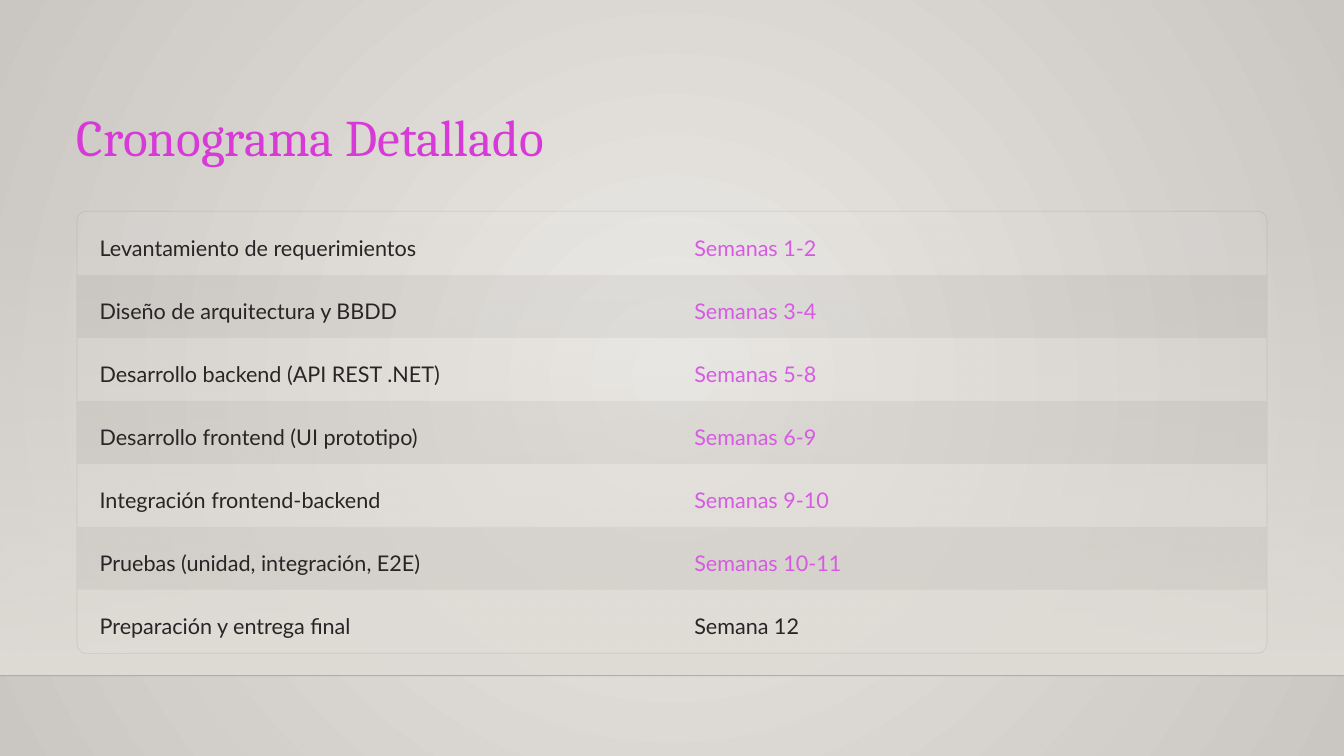
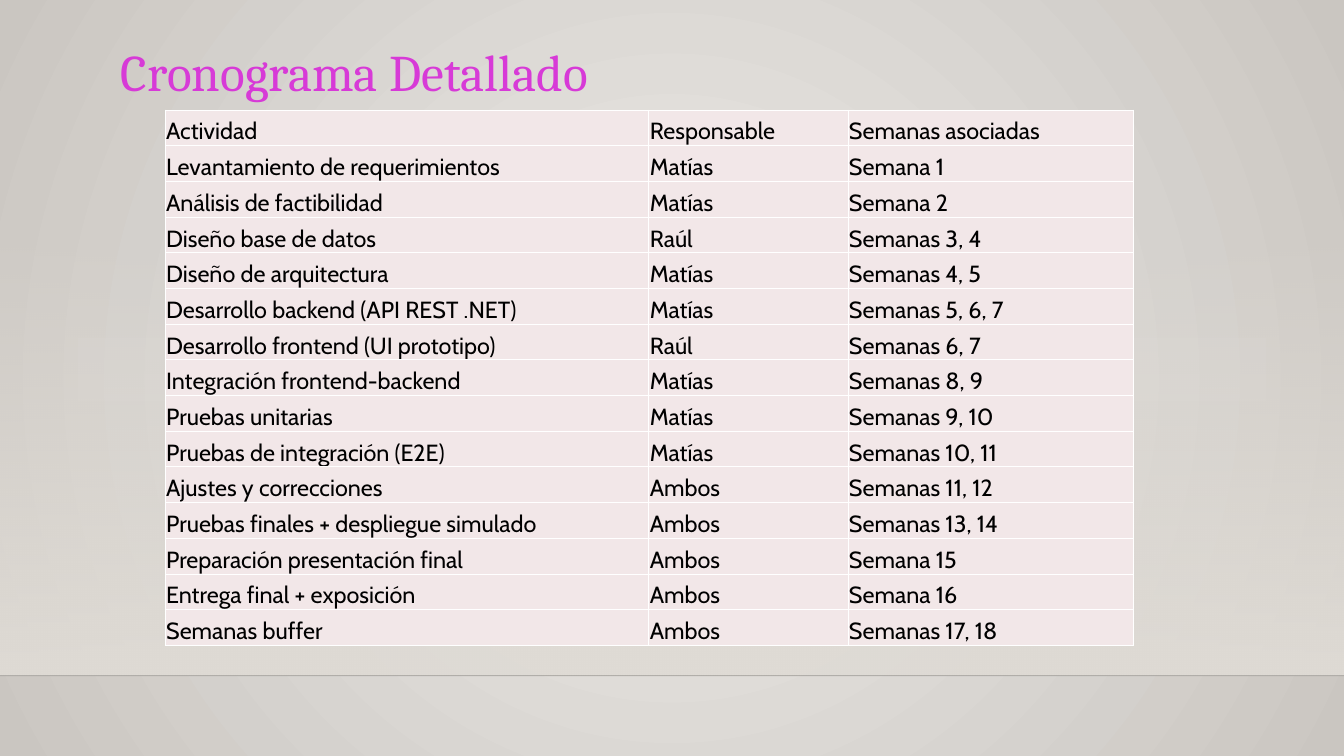
Before and after one commit to MRCuevasCarreno/MediTriage, a slide deck: slide 7 of Fase 1/Evidencias Grupales/MediTriage.pptx. Drawn at 1344x756 pixels with LibreOffice and Linux fonts; fonts in the diff are those of the drawing; background and template pictures are left out. Boxes give left, top, right and bottom in pixels: in the first picture for what was removed or moved away, otherwise in the second. Text is boxed around its words. In the diff, an @@ line names an element or a change of style, - is before the commit and + after.

```diff
--- a/Fase 1/Evidencias Grupales/MediTriage.pptx
+++ b/Fase 1/Evidencias Grupales/MediTriage.pptx
@@ text "Cronograma Detallado": place and size @@
-text "Cronograma Detallado" at [77, 120, 544, 167]
+text "Cronograma Detallado" at [121, 55, 588, 102]
@@ table added at [165, 110, 1134, 646], 15 rows, 3 columns @@
+Actividad | Responsable | Semanas asociadas
+Levantamiento de requerimientos | Matías | Semana 1
+Análisis de factibilidad | Matías | Semana 2
+Diseño base de datos | Raúl | Semanas 3, 4
+Diseño de arquitectura | Matías | Semanas 4, 5
+Desarrollo backend (API REST .NET) | Matías | Semanas 5, 6, 7
+Desarrollo frontend (UI prototipo) | Raúl | Semanas 6, 7
+Integración frontend-backend | Matías | Semanas 8, 9
+Pruebas unitarias | Matías | Semanas 9, 10
+Pruebas de integración (E2E) | Matías | Semanas 10, 11
+Ajustes y correcciones | Ambos | Semanas 11, 12
+Pruebas finales + despliegue simulado | Ambos | Semanas 13, 14
+Preparación presentación final | Ambos | Semana 15
+Entrega final + exposición | Ambos | Semana 16
+Semanas buffer | Ambos | Semanas 17, 18
@@ rounded rectangle removed at [77, 211, 1268, 653] @@
@@ rectangle removed at [77, 212, 1266, 275] @@
@@ text removed at [100, 240, 417, 260] @@
-Levantamiento de requerimientos
@@ text removed at [694, 240, 816, 256] @@
-Semanas 1-2
@@ rectangle removed at [77, 275, 1266, 338] @@
@@ text removed at [100, 303, 397, 323] @@
-Diseño de arquitectura y BBDD
@@ text removed at [694, 303, 816, 319] @@
-Semanas 3-4
@@ text removed at [100, 365, 439, 385] @@
-Desarrollo backend (API REST .NET)
@@ text removed at [694, 366, 816, 382] @@
-Semanas 5-8
@@ rectangle removed at [77, 401, 1266, 464] @@
@@ text removed at [100, 428, 418, 449] @@
-Desarrollo frontend (UI prototipo)
@@ text removed at [694, 429, 816, 445] @@
-Semanas 6-9
@@ rectangle removed at [77, 464, 1266, 527] @@
@@ text removed at [100, 492, 380, 512] @@
-Integración frontend-backend
@@ text removed at [694, 492, 829, 508] @@
-Semanas 9-10
@@ rectangle removed at [77, 527, 1266, 590] @@
@@ text removed at [100, 554, 420, 575] @@
-Pruebas (unidad, integración, E2E)
@@ text removed at [694, 555, 841, 571] @@
-Semanas 10-11
@@ rectangle removed at [77, 590, 1266, 653] @@
@@ text removed at [100, 618, 350, 638] @@
-Preparación y entrega final
@@ text removed at [694, 618, 799, 634] @@
-Semana 12
```
Also in this commit, not shown: 7 other slides changed, 4 slides added, 2 slides removed.
